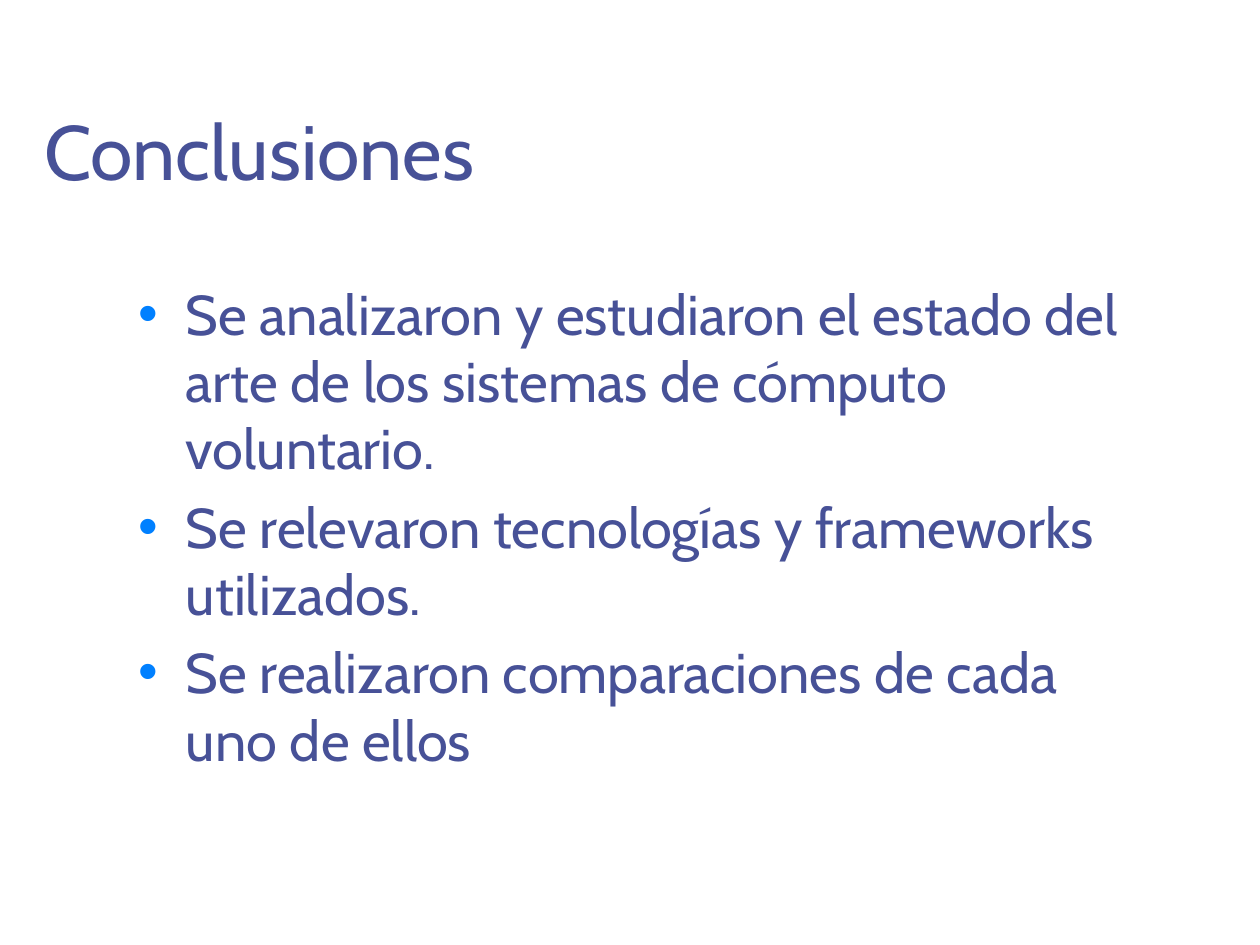
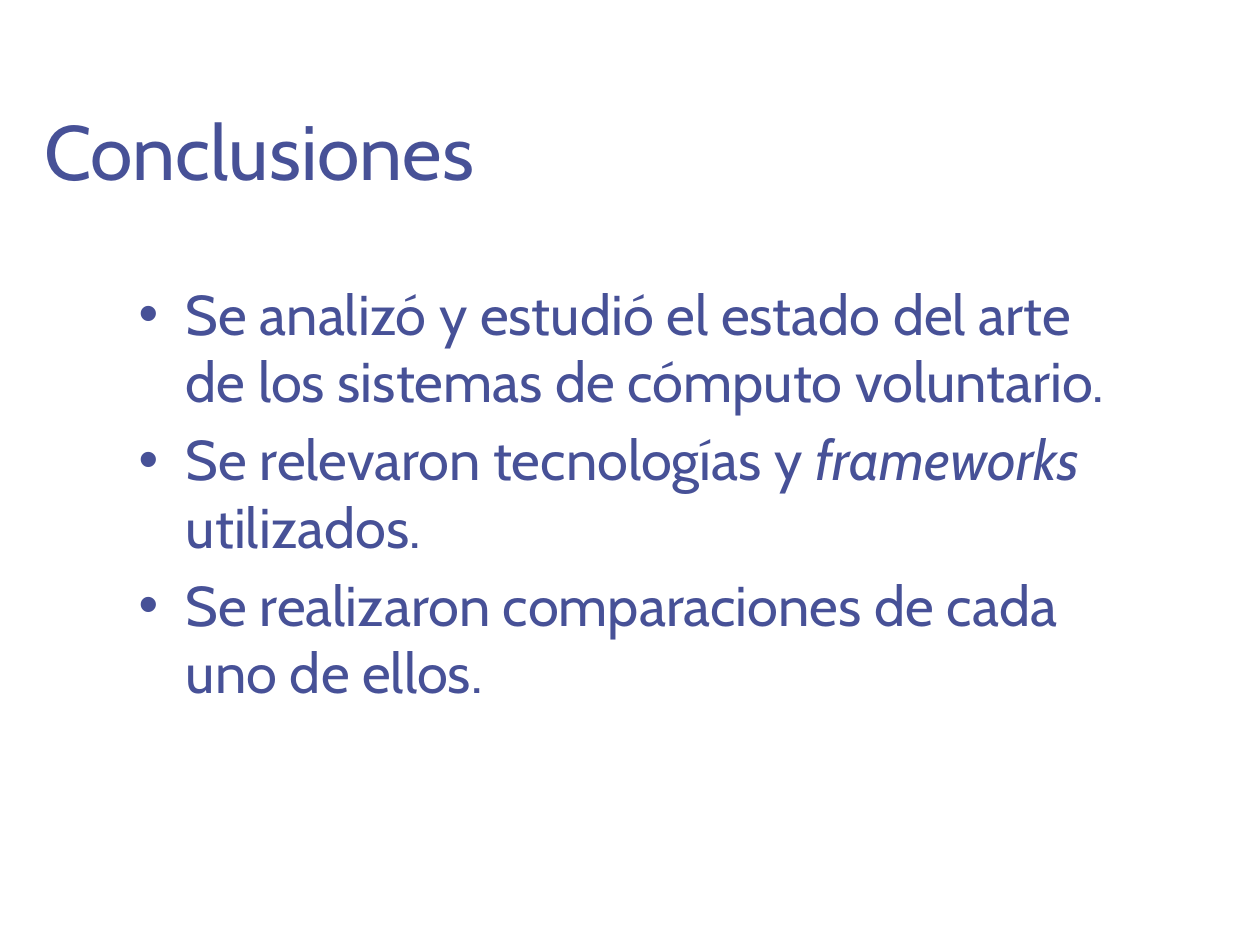
Before and after one commit to DesignJuggler/fasdkfjhasdlkjfhasldkjhfalsjdfasdf, a slide deck: slide 23 of TFI_Jorge_Sanchez_Presentacion.pptx. Drawn at 1260x945 pixels with LibreOffice and Linux fonts; fonts in the diff are those of the drawing; background and template pictures are left out. Boxes give left, top, right and bottom in pixels: in the first picture for what was removed or moved away, otherwise in the second. Text is boxed around its words. In the diff, an @@ line names an element or a change of style, - is before the commit and + after.

```diff
--- a/TFI_Jorge_Sanchez_Presentacion.pptx
+++ b/TFI_Jorge_Sanchez_Presentacion.pptx
@@ text at <box>186,293,1104,414</box>: text changed @@
-• Se analizaron y estudiaron el estado del arte de los sistemas de cómputo voluntario.
+• Se analizó y estudió el estado del arte de los sistemas de cómputo voluntario.
@@ text at <box>186,438,1079,549</box>: italic on in "frameworks" @@
@@ text at <box>186,584,1057,694</box>: text changed @@
-• Se realizaron comparaciones de cada uno de ellos
+• Se realizaron comparaciones de cada uno de ellos.
```
Also in this commit, not shown: 1 other slide changed.
